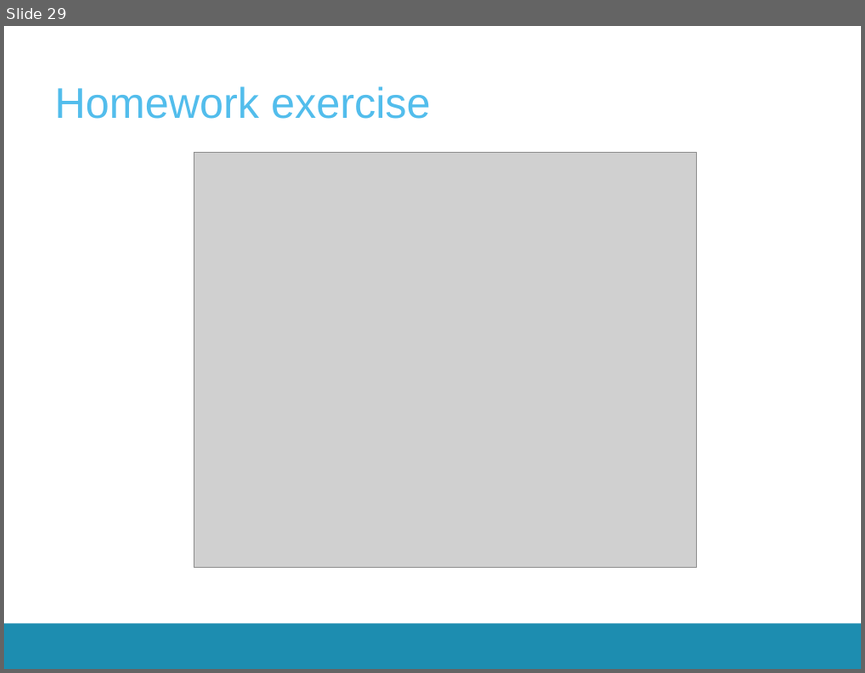
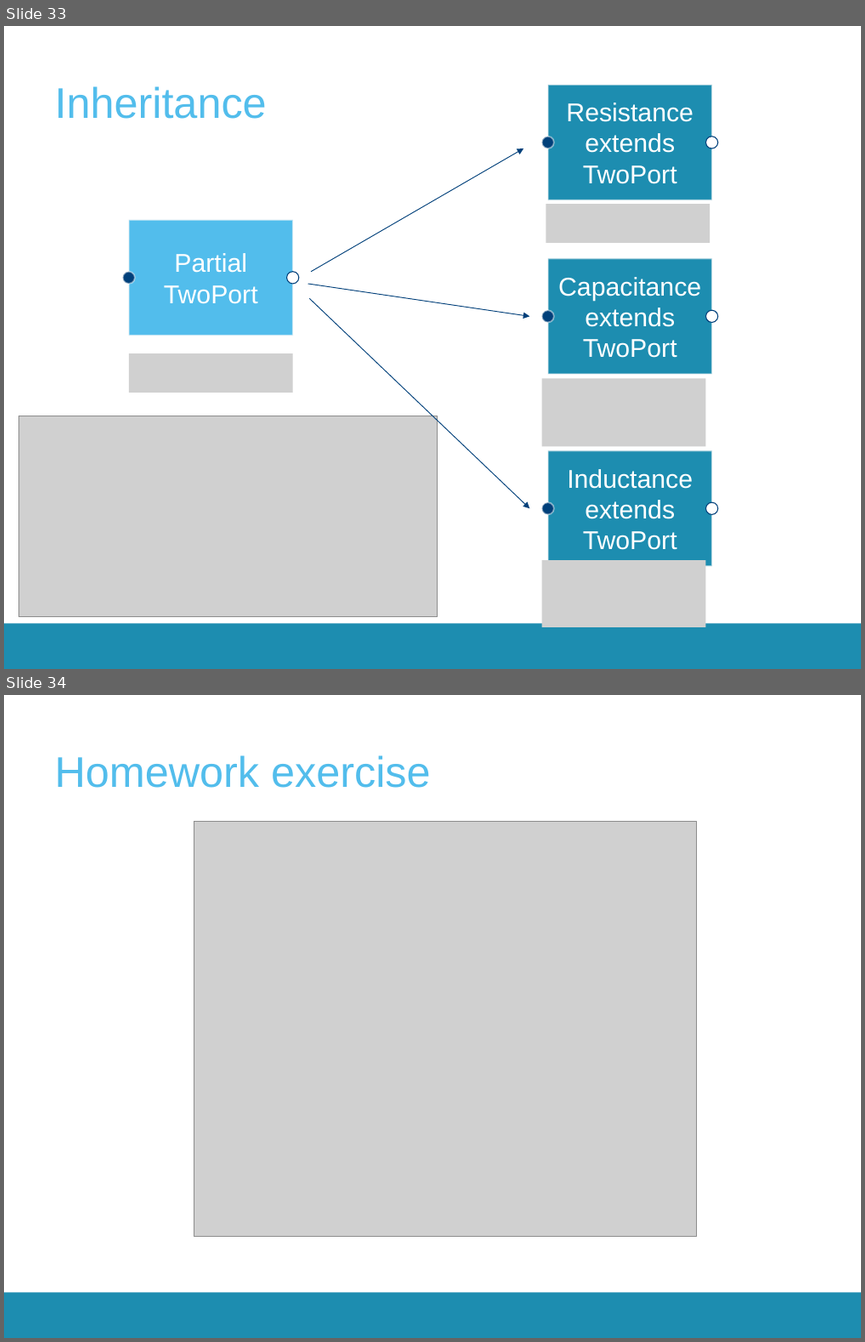
Before and after one commit to open-ideas/__CrashCourse__, a slide deck: 2017-2018/Presentations/CrashCourse_2016.pptx. Shown one above the other, each under a label of ours: slide 29 before the commit, slides 33 and 34 after it. The pictures are 865x673 and 865x1342 pixels, drawn with LibreOffice and Linux fonts; fonts in the diff are those of the drawing; grey boxes stand for pictures; background and template pictures are left out. Boxes give left, top, right and bottom in pixels: in the first picture for what was removed or moved away, otherwise in the second. Text is boxed around its words. In the diff, an @@ line names an element or a change of style, - is before the commit and + after.

```diff
--- a/2017-2018/Presentations/CrashCourse_2016.pptx
+++ b/2017-2018/Presentations/CrashCourse_2016.pptx
@@ slide 33 added at [4,26,861,669], background #FFFFFF; not listed: 1 template element that a slide beside it also shows @@
@@ title added at [55,86,267,119], 40 pt, text #52BDEC @@
+Inheritance
@@ rectangle added at [548,85,712,200], fill #1D8DB0, outline #F9F9F9 1.35 pt, 24 pt, text #FFFFFF @@
+Resistance
+extends TwoPort
@@ arrow added from (311, 272) to (524, 148), #00407A 0.75 pt @@
@@ ellipse added at [541,136,554,148], fill #00407A, outline #F9F9F9 1.35 pt @@
@@ ellipse added at [706,136,718,148], fill #FFFFFF, outline #00407A 0.85 pt @@
@@ rectangle added at [129,220,293,335], fill #52BDEC, outline #F9F9F9 1.35 pt, 24 pt, text #FFFFFF @@
+Partial
+TwoPort
@@ picture added at [545,204,710,243] @@
@@ ellipse added at [123,272,135,284], fill #00407A, outline #F9F9F9 1.35 pt @@
@@ ellipse added at [287,272,299,284], fill #FFFFFF, outline #00407A 0.85 pt @@
@@ rectangle added at [548,259,712,374], fill #1D8DB0, outline #F9F9F9 1.35 pt, 24 pt, text #FFFFFF @@
+Capacitance
+extends TwoPort
@@ arrow added from (307, 284) to (530, 316), #00407A 0.75 pt @@
@@ arrow added from (309, 298) to (530, 508), #00407A 0.75 pt @@
@@ ellipse added at [541,310,554,322], fill #00407A, outline #F9F9F9 1.35 pt @@
@@ ellipse added at [706,310,718,322], fill #FFFFFF, outline #00407A 0.85 pt @@
@@ picture added at [129,354,293,392] @@
@@ picture added at [541,379,706,446] @@
@@ picture added at [18,415,437,617] @@
@@ rectangle added at [548,451,712,567], fill #1D8DB0, outline #F9F9F9 1.35 pt, 24 pt, text #FFFFFF @@
+Inductance
+extends TwoPort
@@ ellipse added at [541,502,554,514], fill #00407A, outline #F9F9F9 1.35 pt @@
@@ ellipse added at [706,502,718,514], fill #FFFFFF, outline #00407A 0.85 pt @@
@@ picture added at [541,561,706,628] @@
@@ what was slide 29 is now slide 34 @@
```
Also in this commit, not shown: 15 slides changed, 13 other slides added, 10 slides removed.
